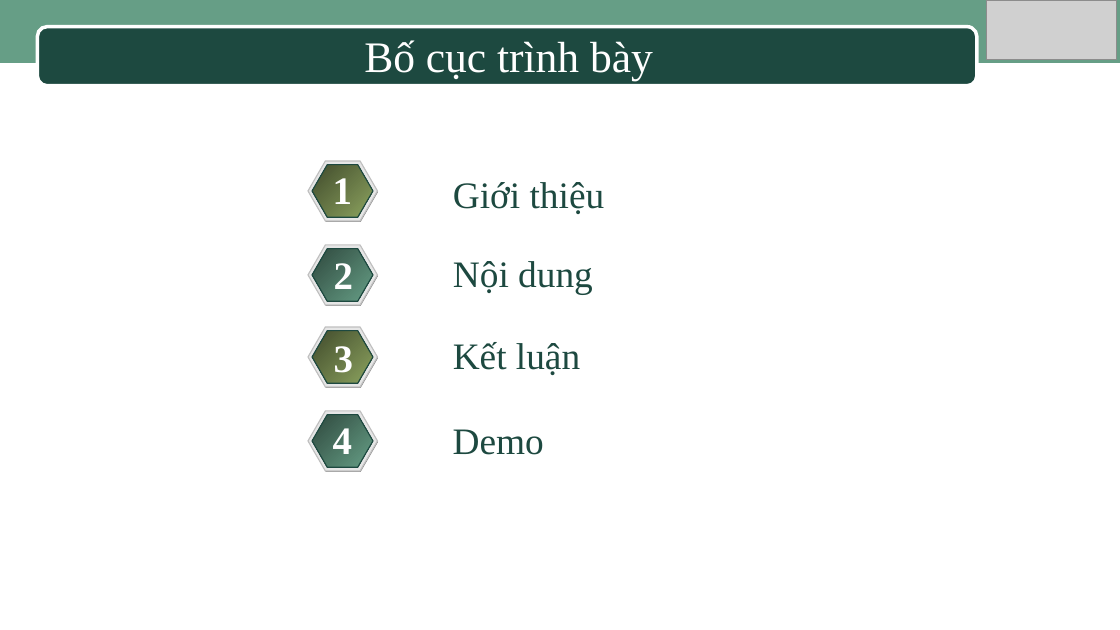
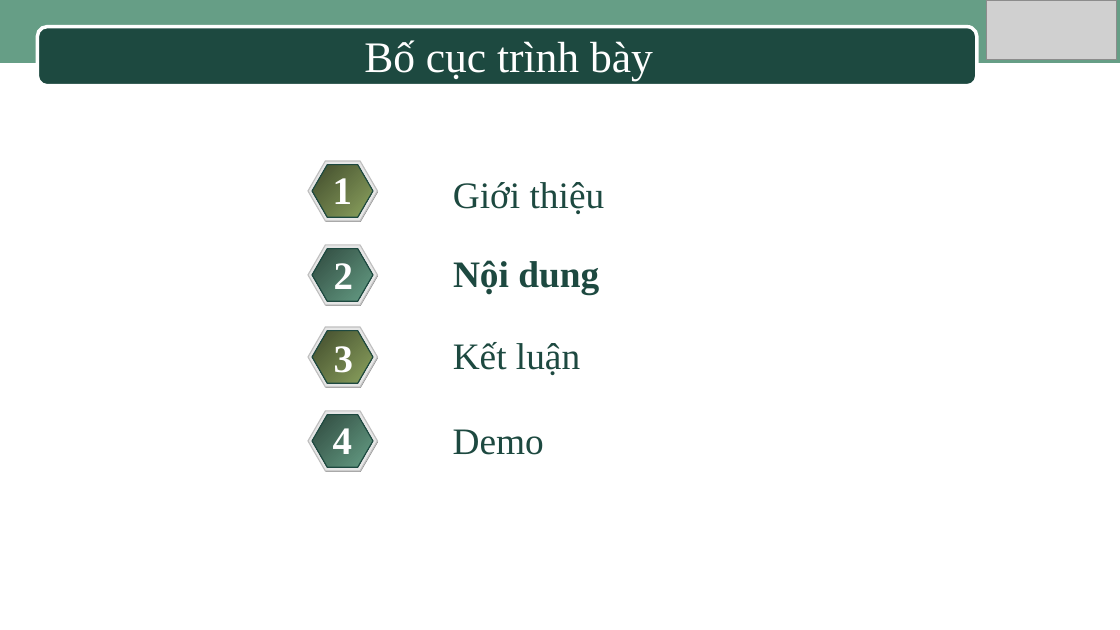
Before and after one commit to HuynhHueTruc/LuanVanTinHocUngDung, a slide deck: slide 11 of Slide_Bao_cao_luan_Van.ppt (slide 2 before the commit). Drawn at 1120x630 pixels with LibreOffice and Linux fonts; fonts in the diff are those of the drawing; grey boxes stand for pictures; background and template pictures are left out. Boxes give left, top, right and bottom in pixels: in the first picture for what was removed or moved away, otherwise in the second. Text is boxed around its words. In the diff, an @@ line names an element or a change of style, - is before the commit and + after.

```diff
--- a/Slide_Bao_cao_luan_Van.ppt
+++ b/Slide_Bao_cao_luan_Van.ppt
@@ text "Nội dung" at (x1=453, y1=260, x2=599, y2=294): bold on @@
```
Also in this commit, not shown: 6 other slides changed, 1 slide added, 3 other files.
